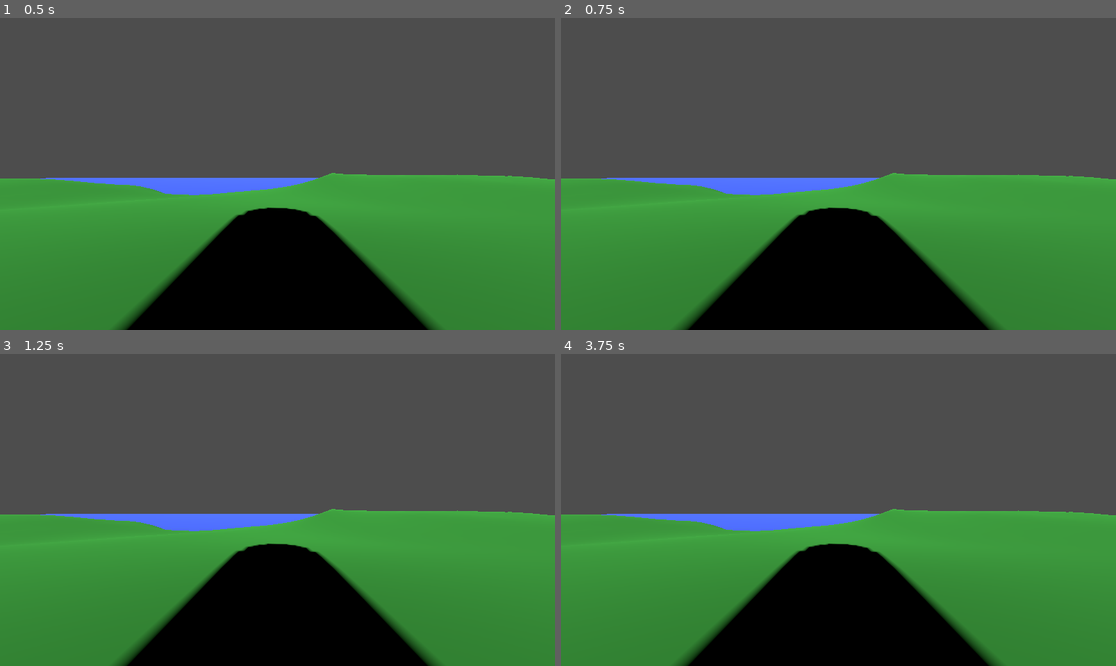
Above: before the commit, frames 1-4 (two rows, left to right).
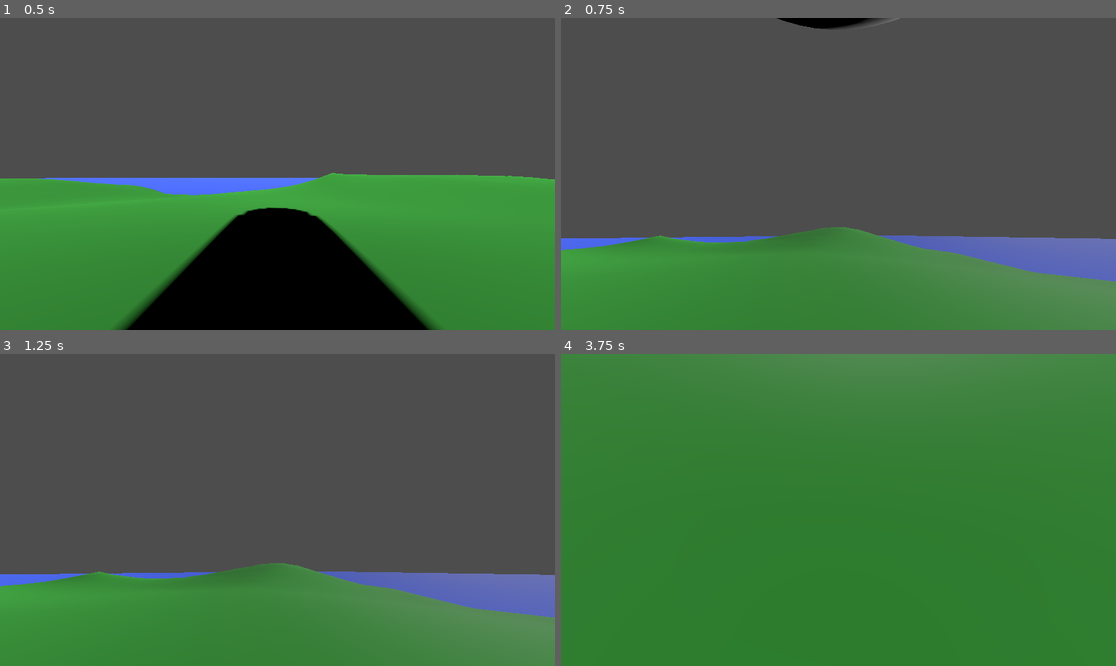
Above: after the commit, the same moments.

Repository: jborza/SurvivalGame
Game: Godot game, scene res://GameScene.tscn
Same seed, same stepped clock (60 frames per second), same inputs: the game is played once before the commit and once after it.
Inputs (mouse positions are in pixels of both pictures, inside the frame that each line leads up to):
- Up to frame 1 (0.5 s): no input
- Up to frame 2 (0.75 s): tap Enter at 0.5 s; move the mouse to (960, 158) at 0.52 s; hold D (move_right) from 0.53 s (still down); tap Space (jump) at 0.6 s
- Up to frame 3 (1.25 s): keep holding D (move_right); tap Space (jump) at 0.77, 1.07 s
- Up to frame 4 (3.75 s): tap Space (jump) at 1.25, 1.35, 1.52, 1.82, 2.1, 2.85, 3.02, 3.32, 3.5, 3.6 s; move the mouse to (727, 525) at 1.27 s; release D (move_right) at 1.28 s; hold S (move_backward) 1.28-2.03 s; tap Enter at 2 s; move the mouse to (894, 441) at 2.02 s; hold D (move_right) 2.03-2.78 s; move the mouse to (810, 572) at 2.77 s; hold W (move_forward) 2.78-3.53 s; move the mouse to (1005, 556) at 3.52 s; hold A (move_left) from 3.53 s (still down)

Frame 1 is identical in both runs. In frame 2, 39% of the frame differs, in the area x 0-100%, y 0-100%; in frame 3, 39%; in frame 4, 79%.

Commit message:
player movement

Diff:
--- a/Player.gd
+++ b/Player.gd
@@ -19,11 +19,31 @@
 	get_node("/root/Main").add_child.call_deferred(camera)
 
 func _input(event):
-	pass
+	if event is InputEventMouseMotion:
+		# don't rotate too much up / down (X axis)
+		camera.rotation_degrees.x += event.relative.y * -look_sens
+		camera.rotation_degrees.x = clamp(camera.rotation_degrees.x, min_x_rot, max_x_rot)
+		camera.rotation_degrees.y += event.relative.x * -look_sens
+	Input.mouse_mode = Input.MOUSE_MODE_CONFINED_HIDDEN
 
 func _process(delta):
 	camera.position = head.position
 	pass
 
 func _physics_process(delta):
-	pass
+	if not is_on_floor():
+		velocity.y -= gravity * delta
+
+	if Input.is_action_just_pressed("jump"):
+		velocity.y = jump_force
+
+	var input = Input.get_vector("move_left","move_right", "move_forward", "move_backward")
+	var dir = camera.basis.z * input.y + camera.basis.x * input.x
+	dir.x = 0
+	dir.normalized()
+
+
+	velocity.x = dir.x * moveSpeed
+	velocity.y = dir.z * moveSpeed
+
+	move_and_slide()
